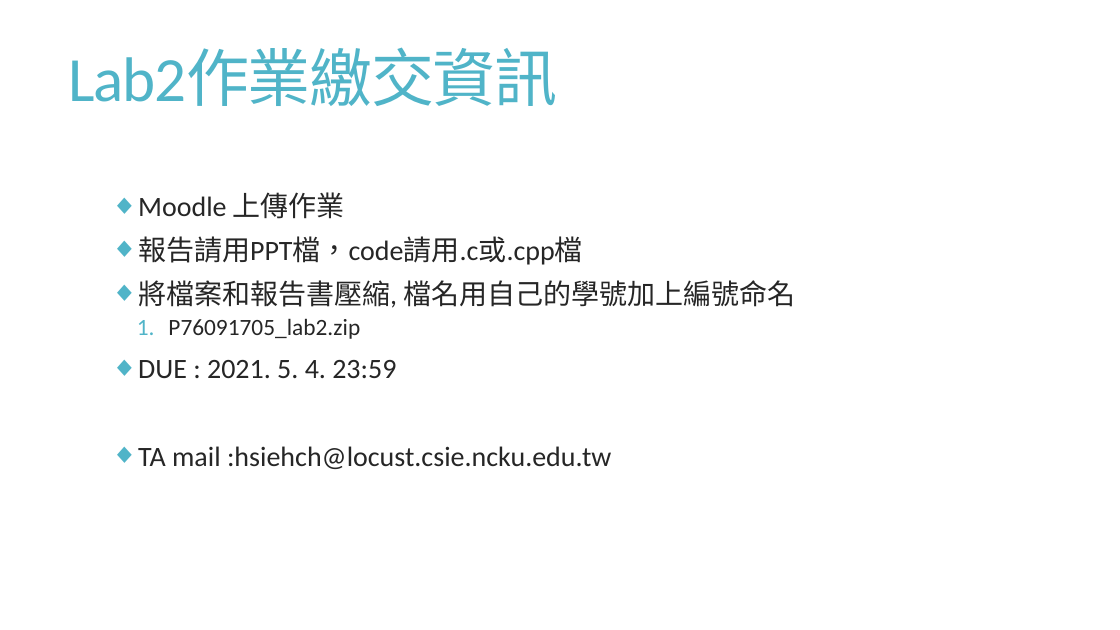
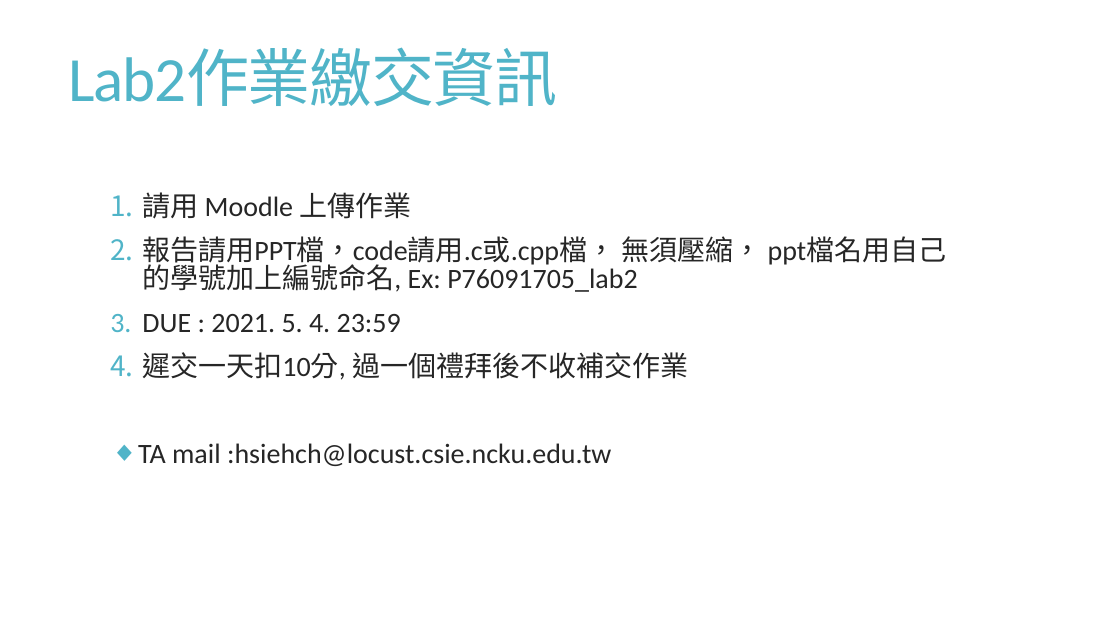
Before and after one commit to hfchen2132131/Network_lab, a slide deck: slide 18 of lab2/Lab2_introduction.pptx (slide 17 before the commit). Drawn at 1120x630 pixels with LibreOffice and Linux fonts; fonts in the diff are those of the drawing. Boxes give left, top, right and bottom in pixels: in the first picture for what was removed or moved away, otherwise in the second. Text is boxed around its words. In the diff, an @@ line names an element or a change of style, - is before the commit and + after.

```diff
--- a/lab2/Lab2_introduction.pptx
+++ b/lab2/Lab2_introduction.pptx
@@ text at <box>142,192,761,292</box>: text changed @@
-◆ Moodle 上傳作業
-◆ 報告請用PPT檔，code請用.c或.cpp檔
-◆ 將檔案和報告書壓縮, 檔名用自己的學號加上編號命名
-  1. P76091705_lab2.zip
+1. 請用 Moodle 上傳作業
+2. 報告請用PPT檔，code請用.c或.cpp檔， 無須壓縮， ppt檔名用自己的學號加上編號命名, Ex: P76091705_lab2
@@ text at <box>138,314,611,466</box>: bullet ◆ to 1. @@
@@ text at <box>142,352,688,380</box>: paragraph added @@
+4. 遲交一天扣10分, 過一個禮拜後不收補交作業
```
Also in this commit, not shown: 8 other slides changed, 1 slide added, 4 other files.
